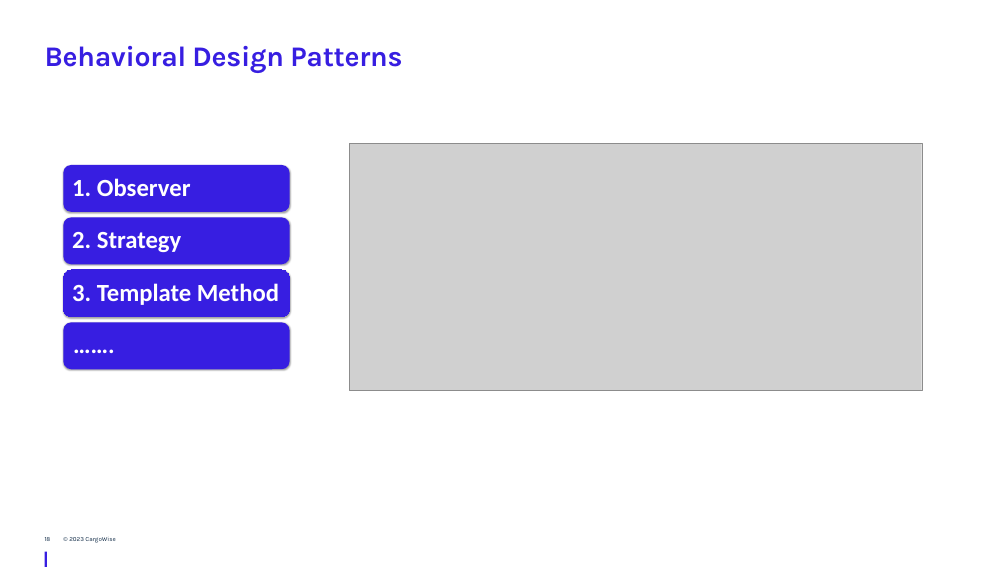
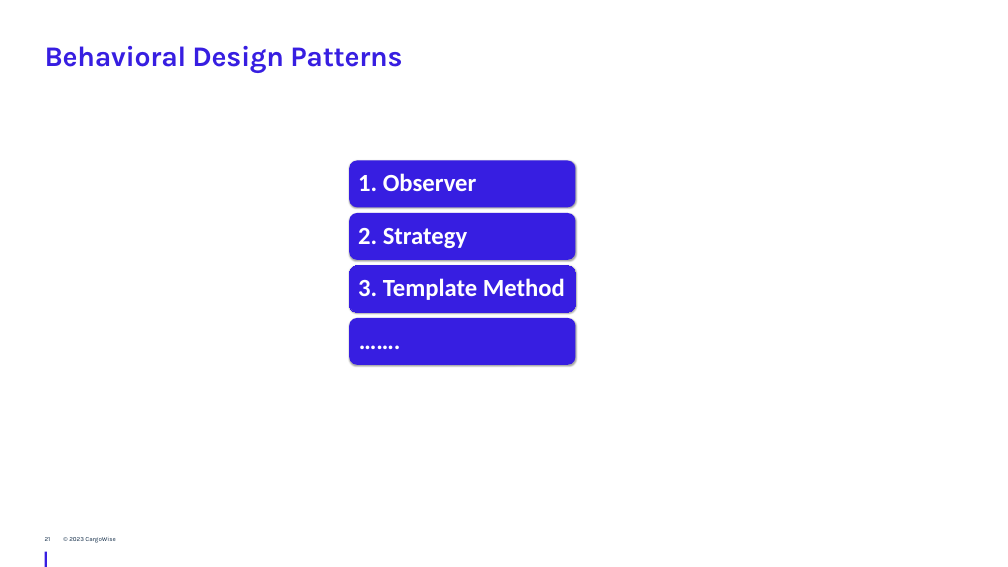
Before and after one commit to JingwenLi/DesignPatterns, a slide deck: slide 21 of DesignPatterns/Behavioral Design Patterns/Behavioral Design Patterns - WTG.pptx (slide 18 before the commit). Drawn at 1008x567 pixels with LibreOffice and Linux fonts; fonts in the diff are those of the drawing; grey boxes stand for pictures; background and template pictures are left out. Boxes give left, top, right and bottom in pixels: in the first picture for what was removed or moved away, otherwise in the second. Text is boxed around its words. In the diff, an @@ line names an element or a change of style, - is before the commit and + after.

```diff
--- a/DesignPatterns/Behavioral Design Patterns/Behavioral Design Patterns - WTG.pptx
+++ b/DesignPatterns/Behavioral Design Patterns/Behavioral Design Patterns - WTG.pptx
@@ picture removed at <box>349,144,922,391</box> @@
@@ 4 texts, 4 rounded rectangles: place and size @@
-4 texts, 4 rounded rectangles at <box>63,165,290,369</box>
+4 texts, 4 rounded rectangles at <box>349,161,575,365</box>
@@ page number at <box>45,537,50,541</box>: text changed @@
-18
+21
```
Also in this commit, not shown: 3 slides added.
